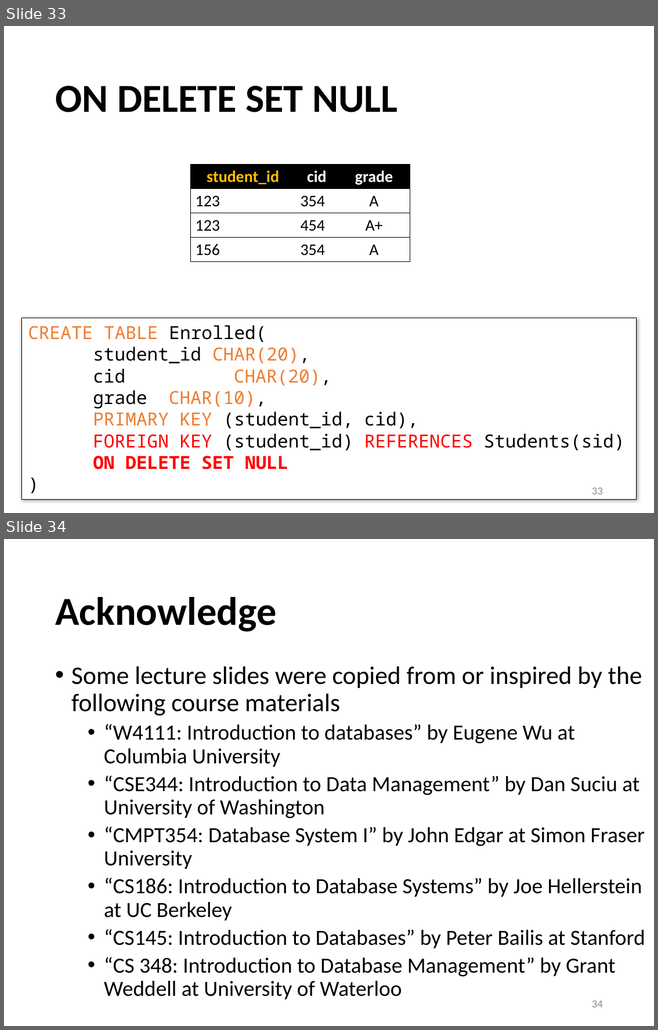
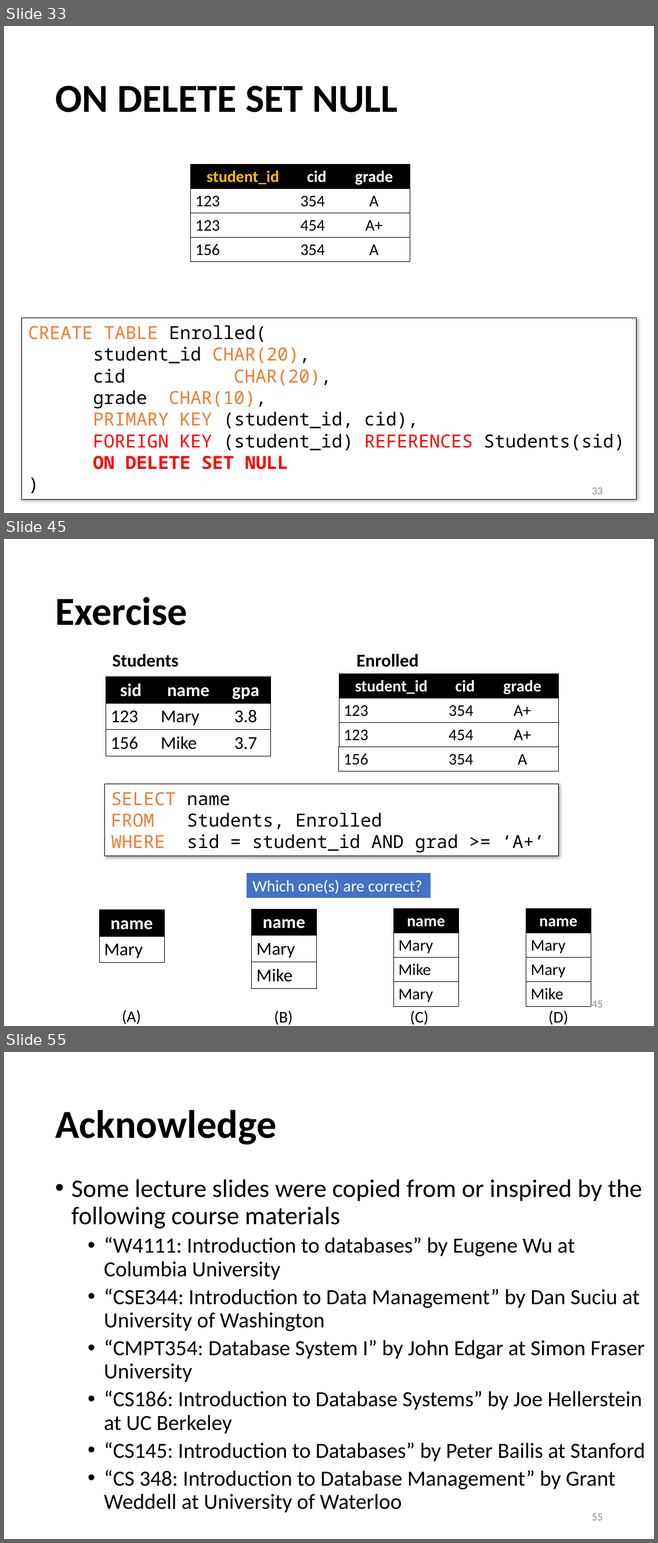
Before and after one commit to sfu-db/cmpt354, a slide deck: Lectures/lec3-sql-basics.pptx. Shown one above the other, each under a label of ours: slides 33 and 34 before the commit, slides 33, 45 and 55 after it; the slides between them are not shown. The pictures are 658x1030 and 658x1543 pixels, drawn with LibreOffice and Linux fonts; fonts in the diff are those of the drawing. Boxes give left, top, right and bottom in pixels: in the first picture for what was removed or moved away, otherwise in the second. Text is boxed around its words. In the diff, an @@ line names an element or a change of style, - is before the commit and + after.

```diff
--- a/Lectures/lec3-sql-basics.pptx
+++ b/Lectures/lec3-sql-basics.pptx
@@ slide 45 added at (4,539,654,1026), background #FFFFFF @@
@@ title added at (55,597,187,625), 44 pt, text #000000, bold @@
+Exercise
@@ text added at (112,654,179,667), 20 pt, text #000000, bold @@
+Students
@@ text added at (356,654,418,667), 20 pt, text #000000, bold @@
+Enrolled
@@ table added at (106,676,271,730), 2 rows, 3 columns @@
+sid | name | gpa
+123 | Mary | 3.8
@@ table added at (339,674,558,747), 3 rows, 3 columns @@
+student_id | cid | grade
+123 | 354 | A+
+123 | 454 | A+
@@ table added at (106,730,271,756), 1 rows, 3 columns @@
+156 | Mike | 3.7
@@ table added at (339,747,558,772), 1 rows, 3 columns @@
+156 | 354 | A
@@ rectangle added at (105,784,558,856), fill #FFFFFF, outline #000000 0.75 pt, 20 pt, text #000000 @@
+SELECT name
+FROM Students, Enrolled
+WHERE sid = student_id AND grad >= ‘A+’
@@ rectangle added at (246,873,431,898), fill #4472C4, outline #FFFFFF 1.5 pt, 18 pt, text #FFFFFF @@
+Which one(s) are correct?
@@ table added at (100,910,165,963), 2 rows, 1 columns @@
+name
+Mary
@@ table added at (252,909,317,989), 3 rows, 1 columns @@
+name
+Mary
+Mike
@@ table added at (393,908,458,1006), 4 rows, 1 columns @@
+name
+Mary
+Mike
+Mary
@@ table added at (525,908,590,1006), 4 rows, 1 columns @@
+name
+Mary
+Mary
+Mike
@@ page number added at (592,1001,603,1008), 12 pt, text #8C8C8C @@
+45
@@ text added at (122,1010,141,1024), 18 pt, text #000000 @@
+(A)
@@ text added at (274,1011,292,1025), 18 pt, text #000000 @@
+(B)
@@ text added at (410,1011,429,1025), 18 pt, text #000000 @@
+(C)
@@ text added at (548,1011,568,1025), 18 pt, text #000000 @@
+(D)
@@ what was slide 34 is now slide 55 @@
@@ page number at (592,1514,603,1521): text changed @@
-34
+55
```
Also in this commit, not shown: 20 other slides added, 1 other file.
